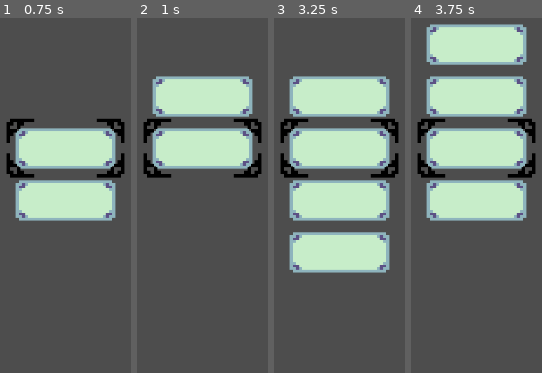
Above: before the commit, frames 1-4 (left to right).
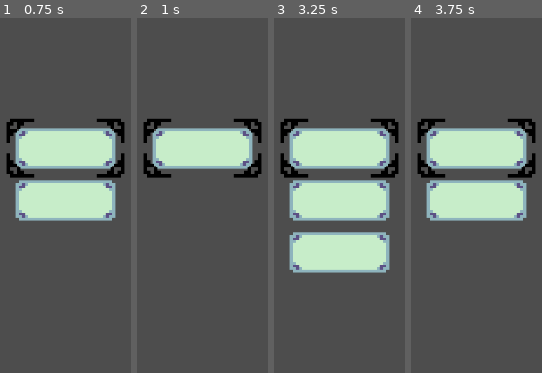
Above: after the commit, the same moments.

Repository: Suramya87/Data-structure-game
Game: Godot game, scene res://scenes/game.tscn
Two runs of this game, one before a commit and one after it. Both use one fixed random seed, a clock stepped at 60 frames per second and the inputs below.
Inputs:
- Up to frame 1 (0.75 s): tap Enter at 0.5 s; tap Space (add) at 0.6 s
- Up to frame 2 (1 s): tap X (remove) at 0.8 s
- Up to frame 3 (3.25 s): tap Space (add) at 1.25, 2.3, 2.75, 2.85 s; tap X (remove) at 1.35, 3.05 s; tap F (Find, bound only after the commit) at 1.55, 2.1 s; tap Enter at 2 s
- Up to frame 4 (3.75 s): tap Enter at 3.5 s; tap X (remove) at 3.6 s

Frame 1 is identical in both runs. In frame 2, 8.8% of the frame differs, in the area x 11-89%, y 16-28%; in frame 3, 8.8%; in frame 4, 18%, in the area x 11-89%, y 1-28%.

Commit message:
push and pop achieved

Diff:
--- a/project.godot
+++ b/project.godot
@@ -27,3 +27,8 @@
 "events": [Object(InputEventKey,"resource_local_to_scene":false,"resource_name":"","device":-1,"window_id":0,"alt_press …(192 unchanged characters)…
 ]
 }
+Find={
+"deadzone": 0.5,
+"events": [Object(InputEventKey,"resource_local_to_scene":false,"resource_name":"","device":-1,"window_id":0,"alt_pressed":false,"shift_pressed":false,"ctrl_pressed":false,"meta_pressed":false,"pressed":false,"keycode":0,"physical_keycode":70,"key_label":0,"unicode":102,"location":0,"echo":false,"script":null)
+]
+}
--- a/script/game.gd
+++ b/script/game.gd
@@ -1,5 +1,6 @@
 extends Node2D
 
+var stack_list = []
 
 var Pop = pop.new()
 
@@ -18,9 +19,18 @@
 		#print("second")
 	if Input.is_action_just_pressed("remove"):
 		num +=15
-		#Pop._on_area_entered(e.CollisionShape2D)
+		remove()
 		#Pop._on_area_entered(e)
+	if Input.is_action_just_pressed("Find"):
+		print(len(stack_list))
 func add(pos):
 	var stack = e.instantiate()
 	stack.position = pos
 	add_child(stack)
+	stack_list.append(stack)  # Store the reference in a list.
+
+func remove():
+	if stack_list.size() > 0:  # Check if there are items to remove.
+		var stack_to_remove = stack_list.pop_back()  # Remove the last item from the list.
+		remove_child(stack_to_remove)  # Detach it from the scene tree.
+		stack_to_remove.queue_free()  # Free the memory.
--- a/script/pop_zone.gd
+++ b/script/pop_zone.gd
@@ -8,7 +8,3 @@
 func _on_area_entered(area: Area2D) -> void:
 	if area.is_in_group("Green"):
 		print("get fucked")
-		#queue_free()
-	#if area.is_in_group("Green") and Input.is_action_just_pressed("remove"):
-	if Input.is_action_just_pressed("remove"):
-		print("get double fucked")
Not shown, added: scenes/pop86C4.tmp
